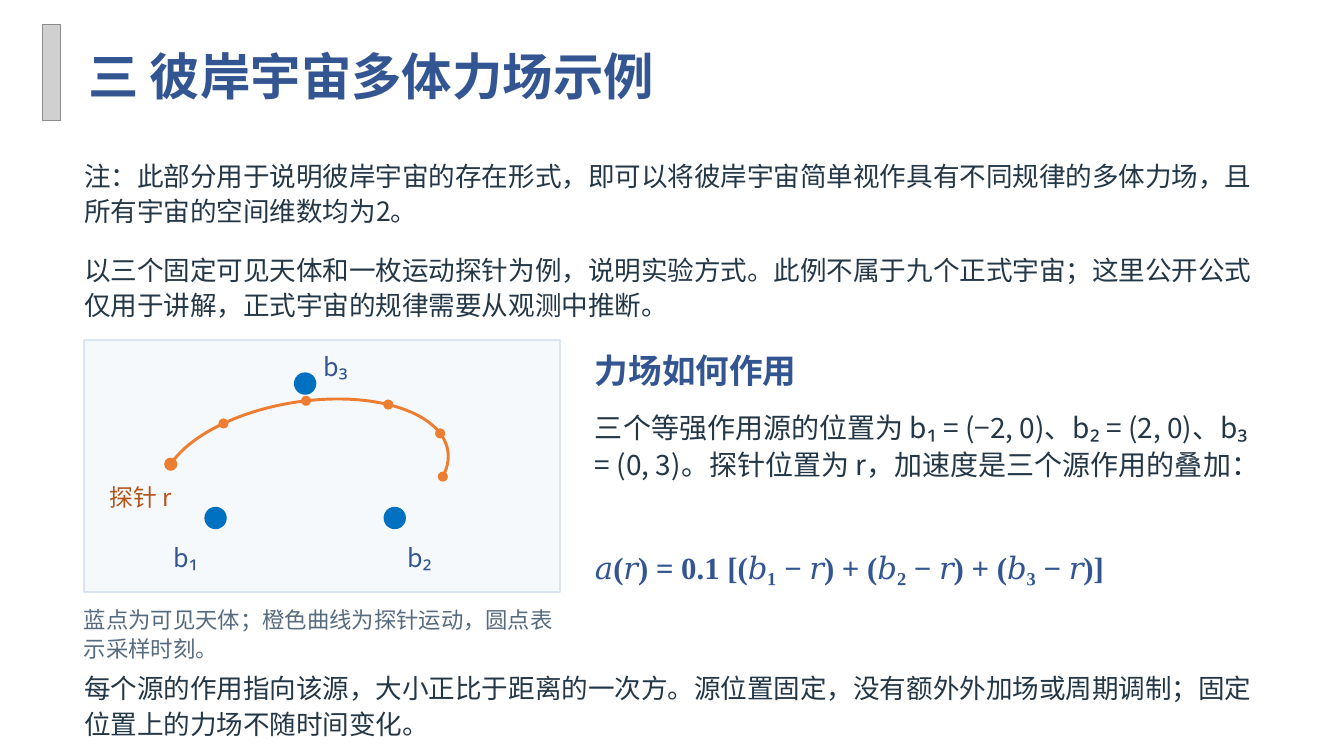
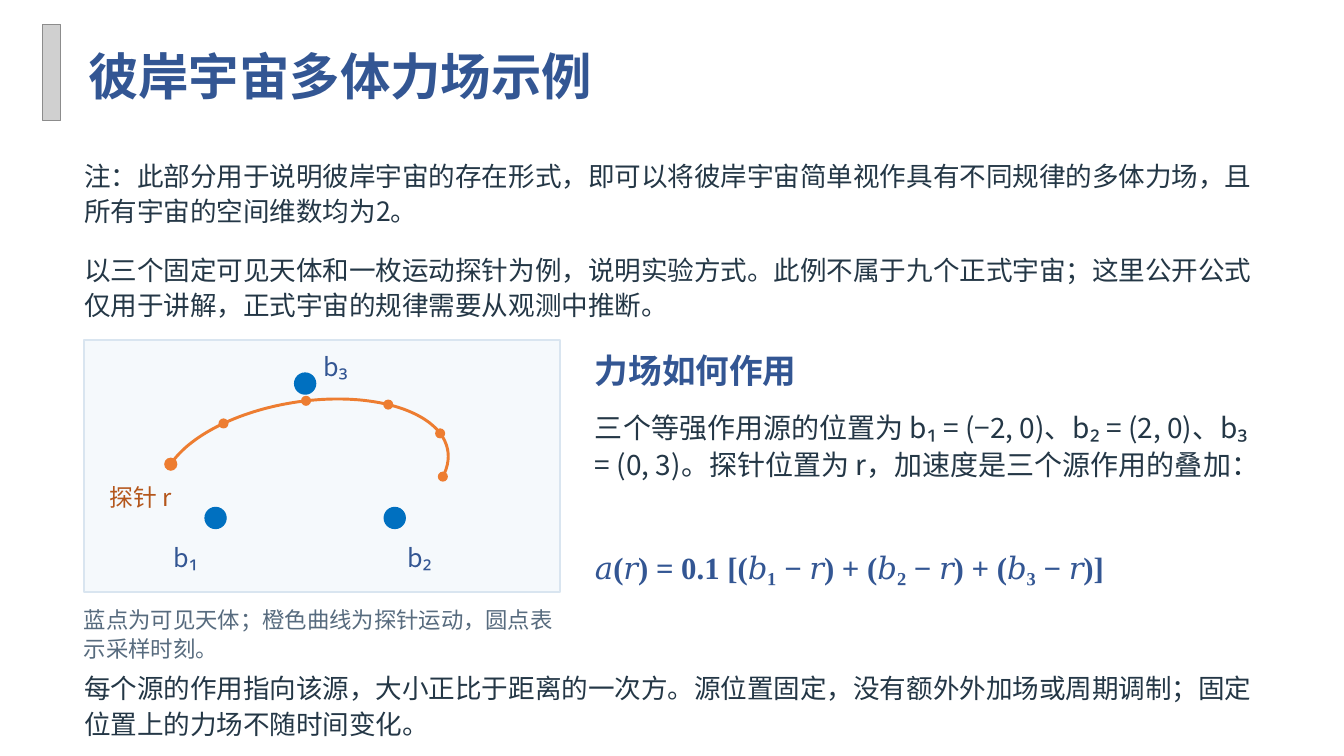
Before and after one commit to hxh5159/DiscoverPhysics, a slide deck: slide 4 of docs/彼岸物理规律发现挑战赛_课题介绍.pptx. Drawn at 1344x756 pixels with LibreOffice and Linux fonts; fonts in the diff are those of the drawing; grey boxes stand for pictures; background and template pictures are left out. Boxes give left, top, right and bottom in pixels: in the first picture for what was removed or moved away, otherwise in the second. Text is boxed around its words. In the diff, an @@ line names an element or a change of style, - is before the commit and + after.

Commit message:
docs: adapt example slide heading to presentation style

```diff
--- a/docs/彼岸物理规律发现挑战赛_课题介绍.pptx
+++ b/docs/彼岸物理规律发现挑战赛_课题介绍.pptx
@@ title at [88, 51, 592, 100]: text changed @@
-三 彼岸宇宙多体力场示例
+彼岸宇宙多体力场示例
```
Also in this commit, not shown: 1 other file.
